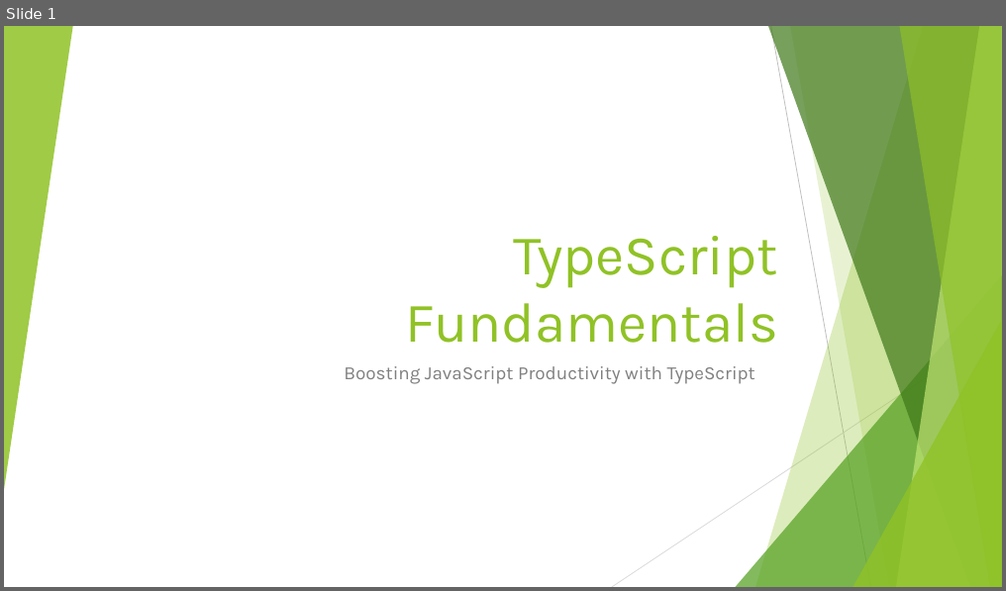
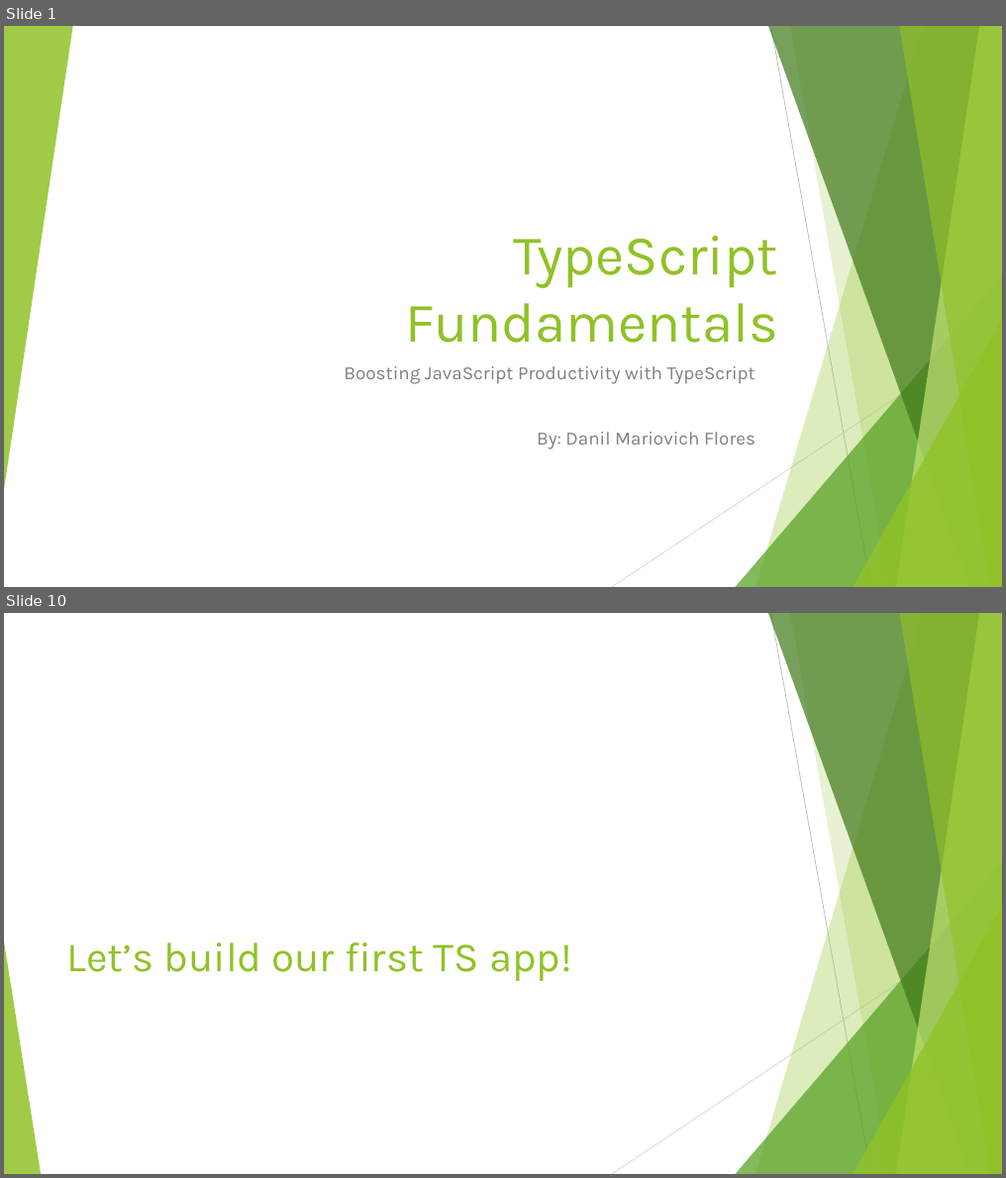
Before and after one commit to dflor003/typescript-fundamentals, a slide deck: Presentation/TypeScriptFundamentals.pptx. Shown one above the other, each under a label of ours: slide 1 before the commit, slides 1 and 10 after it; the slides between them are not shown. The pictures are 1006x591 and 1006x1178 pixels, drawn with LibreOffice and Linux fonts; fonts in the diff are those of the drawing. Boxes give left, top, right and bottom in pixels: in the first picture for what was removed or moved away, otherwise in the second. Text is boxed around its words. In the diff, an @@ line names an element or a change of style, - is before the commit and + after.

Commit message:
DanilF: Wrote up slides on TS intro, basic syntax, modules, interfaces, classes. Added examples for each topic.

```diff
--- a/Presentation/TypeScriptFundamentals.pptx
+++ b/Presentation/TypeScriptFundamentals.pptx
@@ slide 10 added at [4, 613, 1002, 1174], background #FFFFFF; not listed: 9 template elements that a slide beside it also shows @@
@@ triangle added at [4, 942, 41, 1174], fill #90C226 at 85% opacity @@
@@ title added at [67, 943, 572, 981], 40 pt, text #90C226 @@
+Let’s build our first TS app!
@@ slide 1 changed as well @@
@@ subtitle at [537, 432, 755, 450]: paragraph added @@
+By: Danil Mariovich Flores
```
Also in this commit, not shown: 20 other slides added, 1 slide removed, 17 other files.
